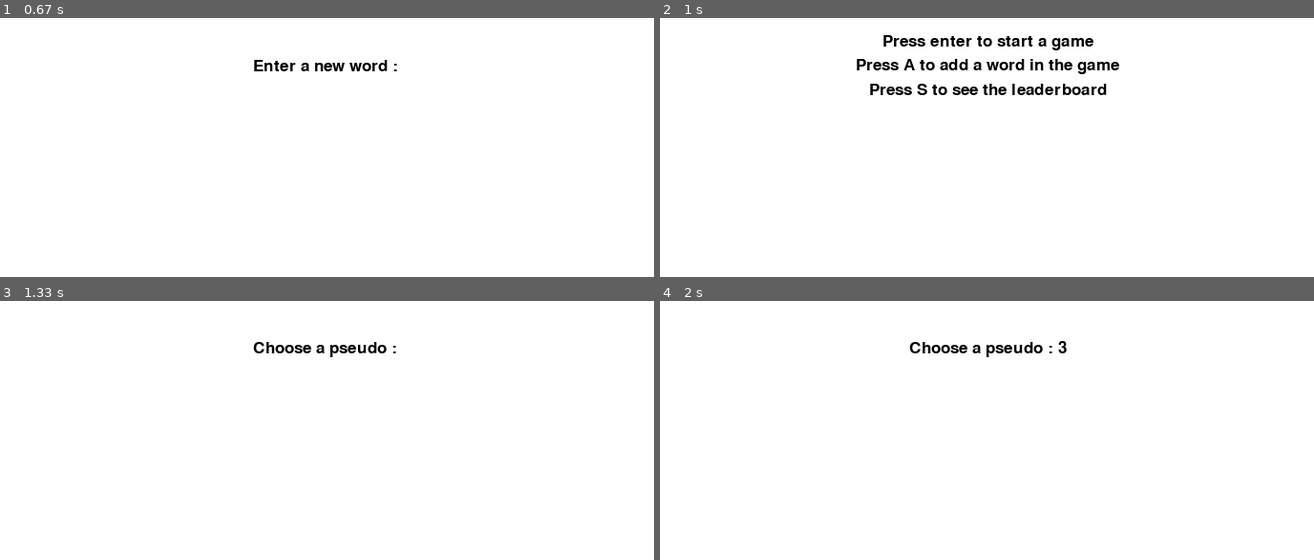
Above: before the commit, frames 1-4 (two rows, left to right).
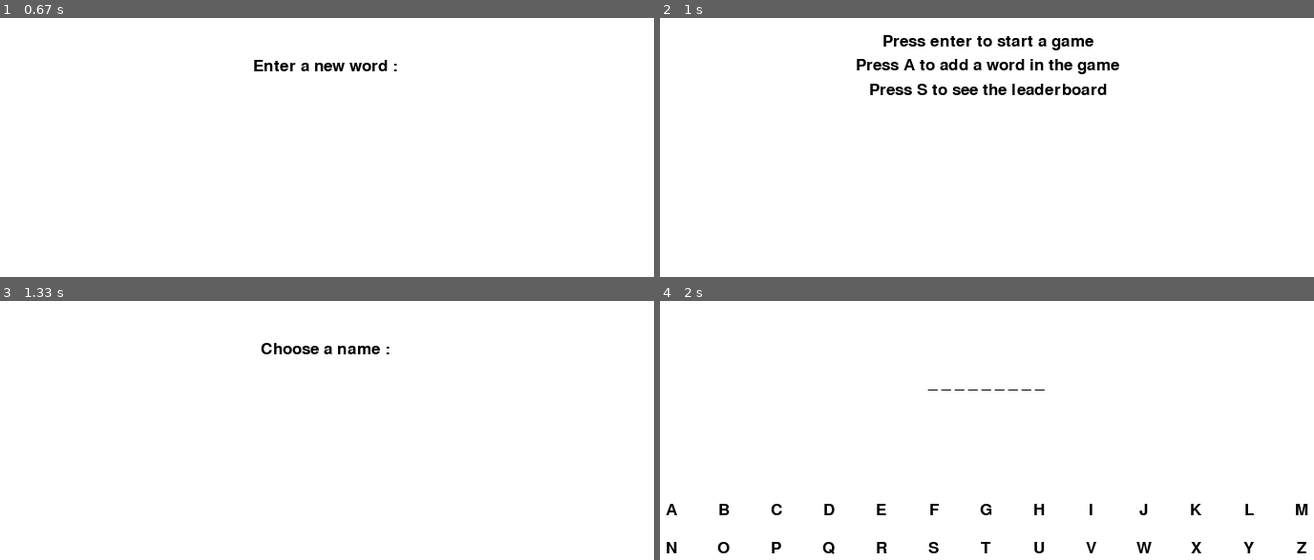
Above: after the commit, the same moments.

Repository: Lucas-Ricart/pendu
Game: pygame game, started from Hangman.py
The game is run twice, just before and just after one commit, with the same random seed, the same clock (stepped at 60 frames per second) and the same inputs.
Inputs:
- Up to frame 1 (0.67 s): hold Esc from 0.33 s (still down); hold A from 0.33 s (still down)
- Up to frame 2 (1 s): release Esc at 0.87 s; release A at 0.87 s; tap Enter at 0.9 s
- Up to frame 3 (1.33 s): tap Enter at 1.23 s
- Up to frame 4 (2 s): tap Keypad Enter at 1.57 s; tap 3 at 1.9 s

Frames 1-2 are identical in both runs. In frame 3, 0.6% of the frame differs, in the area x 38-61%, y 15-22%; in frame 4, 1.7%, in the area x 0-100%, y 15-98%.

Commit message:
feat: add leaderboard

Diff:
--- a/fenêtre_pygame.py
+++ b/Hangman.py
@@ -1,5 +1,6 @@
 import pygame
 import random
+import os
 
 pygame.init()
 
@@ -7,7 +8,6 @@
 width, height = 720, 480
 win = pygame.display.set_mode((width, height))
 pygame.display.set_caption("Hangman_Game.py")
-
 
 #colors
 white = (255, 255, 255)
@@ -25,20 +25,30 @@
     y = starty + ((i // 13) * (gap + radius * 2))
     letters.append([x, y, chr(A + i), True])
 
-
 #fonts
 font = pygame.font.SysFont('comicsans', 25)
 
+#load images
+images = []
+for i in range(8) :
+    image = pygame.image.load("hangman" + str(i) + ".png")
+    images.append(image)
+
+#setup game loop
+FPS = 60
+clock = pygame.time.Clock()
+run = True
+
 #game variables
-words = []
-pseudo_ok = False
-pseudo = ""
+add = False
+add_word = ""
+display_lb = False
+score = 0
 choice = True
-add = ""
-leaderboard = False
+name_ok = False
+name = ""
 choose_difficulty = False
 difficulty_level = None
-add_word = ""
 def restart(difficulty_level) :
     """reset variables"""
     fail = 0
@@ -65,28 +75,47 @@
         word = random.choice(words3).upper()
     print(word)
     return word, fail, guessed, letters, guess
+
 word, fail, guessed, letters, guess = restart(difficulty_level)
 
-#load images
-images = []
-for i in range(8) :
-    image = pygame.image.load("hangman" + str(i) + ".png")
-    images.append(image)
-
-#setup game loop
-FPS = 60
-clock = pygame.time.Clock()
-run = True
-
-def draw() :
+if not os.path.exists("scores.txt"):
+    with open("scores.txt", "w") as f:
+        pass
+
+def add_score(name, score):
+    """add a score."""
+    with open("scores.txt", "a") as f:
+        f.write(f"{name}:{score}\n")
+
+def read_scores():
+    """Read scores from the file and return a sorted list."""
+    scores = []
+    with open("scores.txt", "r") as f:
+        for line in f:
+            try:
+                name, score = line.strip().split(":")
+                scores.append((name, int(score)))
+            except ValueError:
+                continue
+    return sorted(scores, key=lambda x: x[1], reverse=True)
+
+def draw(name) :
     #draw background
     win.fill(white)
     if add == True :
         text = font.render(f"Enter a new word : {add_word}", 1, black)
         win.blit(text, text.get_rect(center=(width//2, height//2)))
-    elif leaderboard == True :
-        #attention
-        None
+    elif display_lb == True :
+        title = font.render("Leaderboard", 1, black)
+        win.blit(title, (width // 2 - title.get_width() // 2, 50))
+        scores = read_scores()
+        y = 100
+        for i, (name, score) in enumerate(scores[:10]):  # Top 10 scores
+            text = font.render(f"{i + 1}. {name}: {score}", 1, black)
+            win.blit(text, (260, y))
+            y += 30
+        back_text = font.render("Press ESC to return to the menu.", 1, black)
+        win.blit(back_text, (width // 2 - back_text.get_width() // 2, height - 50))
     elif choice == True :
         #draw selection
         text = font.render("Press enter to start a game", 1, black)
@@ -95,9 +124,9 @@
         win.blit(text, text.get_rect(center=(width//2, height//2)))
         text = font.render("Press S to see the leaderboard", 1, black)
         win.blit(text, text.get_rect(center=(width//2, height//2+25)))
-    elif pseudo_ok == False :
-        #draw pseudo selection
-        text = font.render(f"Choose a pseudo : {pseudo}", 1, black)
+    elif name_ok == False :
+        #draw name selection
+        text = font.render(f"Choose a name : {name}", 1, black)
         win.blit(text, text.get_rect(center=(width//2, height//2)))
     elif choose_difficulty == True :
         text = font.render("Choose a difficulty :", 1, black)
@@ -146,44 +175,48 @@
 
 while run :
     clock.tick(FPS)
-
-
-
-
-    draw()
+    draw(name)
     #verify input
     guess = ""
     for letter in word :
         if letter in guessed :
             guess += letter
-
+    #check input
     for event in pygame.event.get() :
         if event.type == pygame.QUIT :
             run = False
         elif event.type == pygame.KEYDOWN :
             if event.key == pygame.K_ESCAPE :
+                add_score(name, score)
                 #ajouter score ici
                 words = []
-                pseudo_ok = False
-                pseudo = ""
+                name_ok = False
+                name = ""
                 choice = True
-                add = ""
-                leaderboard = False
+                add = False
+                display_lb = False
+                score = 0
                 choose_difficulty = False
                 difficulty_level = None
                 add_word = ""
                 word, fail, guessed, letters, guess = restart(difficulty_level)
             elif guess == word :
-                if event.key ==13 :
+                #increase score
+                if guess == word :
+                    score += len(word)*5
+                    guess = ""
+                if event.key ==13 or event.key == 1073741912 :
                     word, fail, guessed, letters, guess = restart(difficulty_level)
             elif fail == 7 :
-                if event.key == 13 :
+                if event.key == 13 or event.key == 1073741912 :
+                    score = add_score(name, score)
                     words = []
-                    pseudo_ok = False
-                    pseudo = ""
+                    name_ok = False
+                    name = ""
                     choice = True
-                    add = ""
-                    leaderboard = False
+                    add = False
+                    display_lb = False
+                    score = 0
                     choose_difficulty = False
                     difficulty_level = None
                     add_word = ""
@@ -191,7 +224,7 @@
             elif add == True :
                 if event.key == pygame.K_BACKSPACE :
                     add_word = add_word[:-1]
-                elif event.key == 13 :
+                elif event.key == 13 or event.key == 1073741912 :
                     add = False
                     if add_word != "" and " " not in add_word :
                         with open("words.txt", "a") as fl :
@@ -199,24 +232,26 @@
                         add_word = ""
                 else :
                     add_word += event.unicode.lower()
-            elif leaderboard == True :
+            elif display_lb == True :
                 #attention afficher score ici
                 None
             elif choice == True :
-                if event.key == 13 :
+                if event.key == 13 or event.key == 1073741912 :
                     choice = False
                 elif event.key == 97 :
                     add = True
                 elif event.key == 115 :
-                    leaderboard = True
-            elif pseudo_ok == False :
+                    display_lb = True
+            elif name_ok == False :
                 if event.key == pygame.K_BACKSPACE :
-                    pseudo = pseudo[:-1]
-                elif event.key == 13 :
-                    pseudo_ok = True
+                    name = name[:-1]
+                elif event.key == 13 or event.key == 1073741912 :
+                    name_ok = True
                     choose_difficulty = True
+                    if name == "" :
+                        name = "AAA"
                 else :
-                    pseudo += event.unicode.upper()
+                    name += event.unicode.upper()
             elif choose_difficulty == True :
                 if event.key == 49 or event.key == 1073741913 :
                     difficulty_level = 1
--- /dev/null
+++ b/scores.txt
@@ -0,0 +1,18 @@
+AAA:6551
+IKCART:18830
+TRY:9080
+TEST:3510
+NEW:1575
+WHY:0
+AGAIN:4325
+HELLO:10
+BOOM:5
+ADD:37
+MORE:0
+IKCART:0
+SORRY:0
+MORE:110
+STRANGE:305
+WOW:20
+WOW:2380
+AAA:45
--- a/words.txt
+++ b/words.txt
@@ -154,3 +154,4 @@
 forge
 test
 pretty
+new
